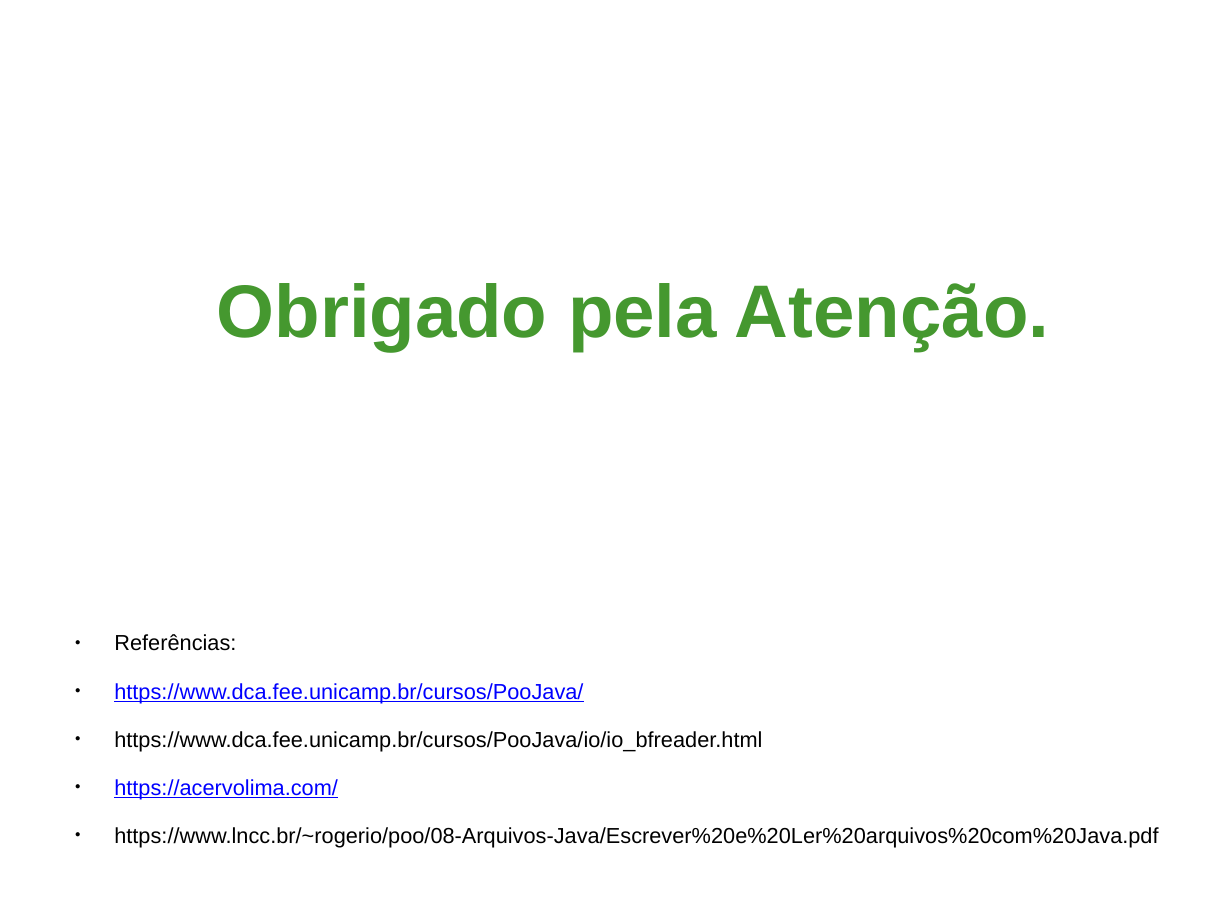
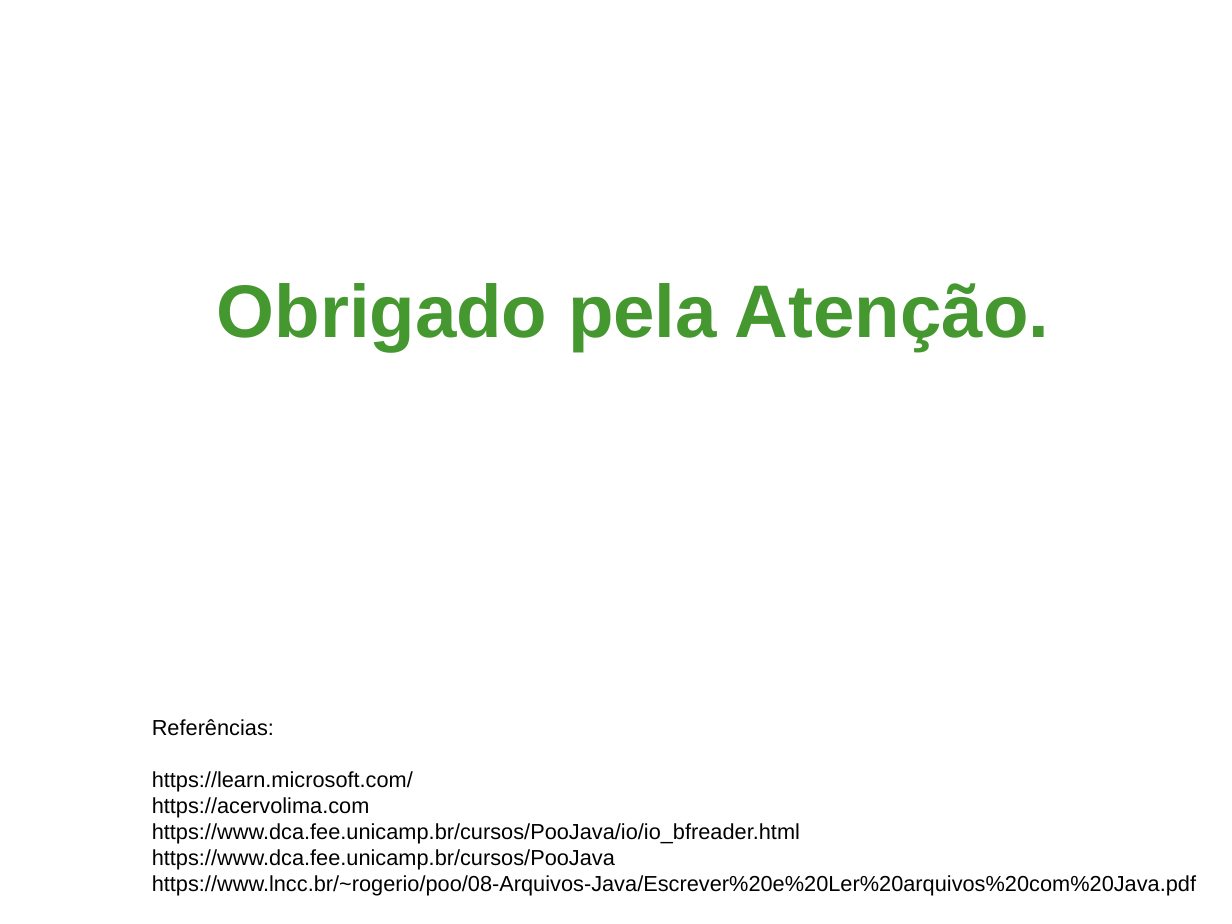
Before and after one commit to MathPDB/BFWBFR, a slide deck: slide 9 of BFR_BFW.pptx (slide 6 before the commit). Drawn at 1232x924 pixels with LibreOffice and Linux fonts; fonts in the diff are those of the drawing; background and template pictures are left out. Boxes give left, top, right and bottom in pixels: in the first picture for what was removed or moved away, otherwise in the second. Text is boxed around its words. In the diff, an @@ line names an element or a change of style, - is before the commit and + after.

```diff
--- a/BFR_BFW.pptx
+++ b/BFR_BFW.pptx
@@ text "Referências:" moved from (x1=114, y1=634, x2=1158, y2=848) to (x1=152, y1=719, x2=1196, y2=896) @@
@@ text at (x1=152, y1=719, x2=1196, y2=896): bullet ● to none; less space between paragraphs @@
@@ text at (x1=152, y1=771, x2=413, y2=818): text changed; text colour #0000FF to #000000 @@
-● https://www.dca.fee.unicamp.br/cursos/PooJava/
+https://learn.microsoft.com/
+https://acervolima.com
@@ text at (x1=152, y1=849, x2=615, y2=870): text changed; text colour #0000FF to #000000 @@
-● https://acervolima.com/
+https://www.dca.fee.unicamp.br/cursos/PooJava
```
Also in this commit, not shown: 2 other slides changed, 3 slides added.
